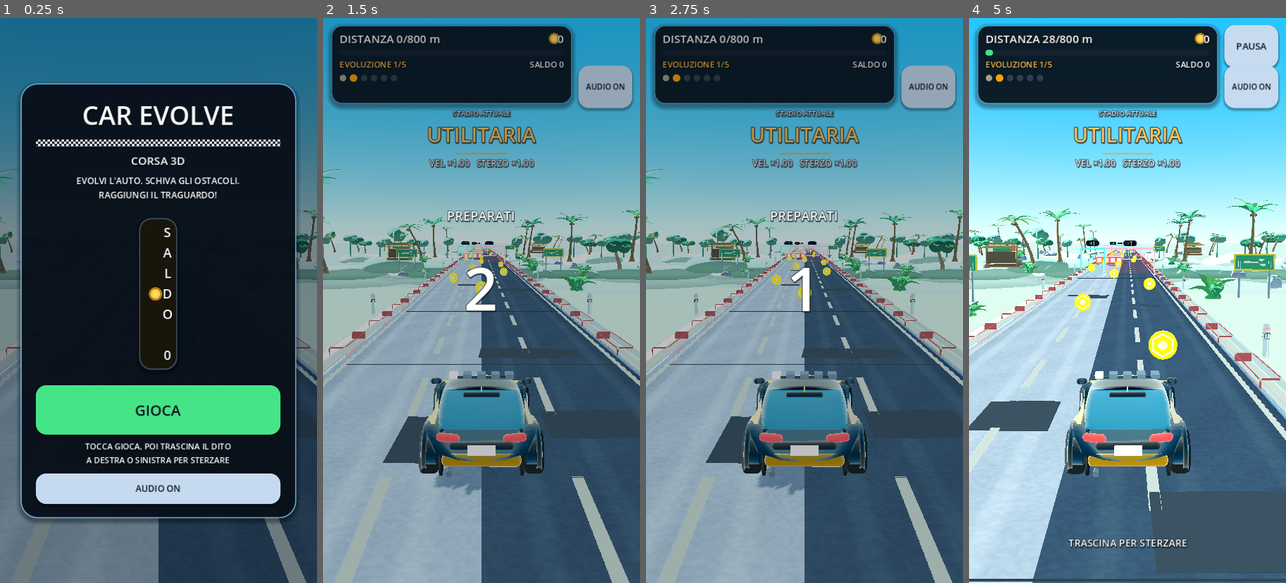
Above: before the commit, frames 1-4 (left to right).
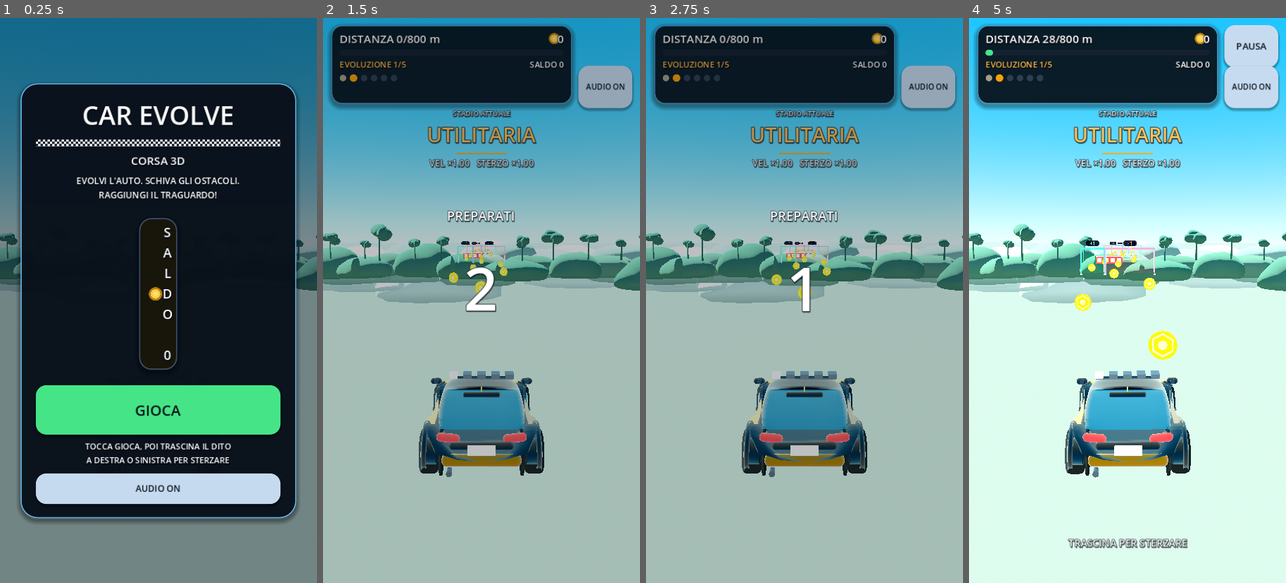
Above: after the commit, the same moments.

Repository: wraixxfn-create/GiocoMobile
Game: Godot game, scene res://scenes/Main.tscn
The game is run twice, just before and just after one commit, with the same random seed, the same clock (stepped at 60 frames per second) and the same inputs.
Inputs (mouse positions are in pixels of both pictures, inside the frame that each line leads up to):
- Up to frame 1 (0.25 s): no input
- Up to frame 2 (1.5 s): click "GIOCA" at 0.5 s; click "AUDIO ON" at 1.25 s
- Up to frame 3 (2.75 s): tap Enter at 2 s; move the mouse to (874, 272) at 2.02 s; hold Right (ui_right) from 2.03 s (still down); tap 1 at 2.1 s; click (874, 272) at 2.17 s
- Up to frame 4 (5 s): release Right (ui_right) at 2.75 s; drag from (1064, 328) to (1111, 413) at 2.77 s; move the mouse to (1159, 176) at 3.52 s; hold Right (ui_right) 3.53-4.25 s; tap 3 at 3.6 s; drag from (1111, 413) to (1032, 215) at 4.27 s

The runs differ from the first frame. In frame 1, 8.2% of the frame differs, in the area x 0-100%, y 26-100%; in frame 2, 37%; in frame 3, 37%; in frame 4, 47%, in the area x 0-100%, y 31-100%.
Error after the commit: Parse Error: Too many arguments for "box()" call. Expected at most 1 but received 2. (res://scripts/scenery/TrackRoadBuilder.gd:111)

Commit message:
art: palette e luce ricalibrate, dettagli strada senza artefatti, sfondo più presente
Co-authored-by: arena-agent <297053741+arena-agent@users.noreply.github.com>

Diff:
--- a/scripts/scenery/PropMeshes.gd
+++ b/scripts/scenery/PropMeshes.gd
@@ -589,3 +589,33 @@
 		var n := normals[i]
 		normals[i] = n.normalized() if n.length_squared() > 0.000001 else Vector3.UP
 	return normals
+
+
+# ------------------------------------------------------------------ Scatole ---
+
+## Scatola semplice a facce piatte (12 triangoli): cordoli, strisce, toppe.
+## Il verso dei triangoli è orario visto da fuori, così tutte le facce sono
+## front-facing con il backface culling attivo.
+static func box(size: Vector3) -> Dictionary:
+	var half := size * 0.5
+	var verts: Array[Vector3] = []
+	var tris: Array[Vector3i] = []
+	var faces: Array[Vector3] = [
+		Vector3.UP, Vector3.DOWN, Vector3.RIGHT, Vector3.LEFT, Vector3.BACK, Vector3.FORWARD,
+	]
+	for normal in faces:
+		var u := Vector3(1.0, 0.0, 0.0) if absf(normal.y) > 0.5 else Vector3(0.0, 1.0, 0.0)
+		var v := normal.cross(u).normalized()
+		u = v.cross(normal).normalized()
+		var center := Vector3(normal.x * half.x, normal.y * half.y, normal.z * half.z)
+		var eu := absf(u.dot(half)) + absf(v.dot(half)) * 0.0
+		var extent_u := absf(u.x) * half.x + absf(u.y) * half.y + absf(u.z) * half.z
+		var extent_v := absf(v.x) * half.x + absf(v.y) * half.y + absf(v.z) * half.z
+		var base := verts.size()
+		verts.append(center - u * extent_u - v * extent_v)
+		verts.append(center + u * extent_u - v * extent_v)
+		verts.append(center + u * extent_u + v * extent_v)
+		verts.append(center - u * extent_u + v * extent_v)
+		tris.append(Vector3i(base, base + 1, base + 2))
+		tris.append(Vector3i(base, base + 2, base + 3))
+	return {"verts": verts, "tris": tris}
--- a/scripts/scenery/SceneryBackdrop.gd
+++ b/scripts/scenery/SceneryBackdrop.gd
@@ -9,10 +9,10 @@
 ## (come una quinta teatrale), mentre la pista scorre. Le creste sono mesh
 ## statiche, un materiale ciascuna, nessuna ombra: costo trascurabile.
 
-const RIDGE_NEAR_Z: float = -235.0
-const RIDGE_MID_Z: float = -305.0
-const RIDGE_FAR_Z: float = -395.0
-const TREELINE_Z: float = -165.0
+const RIDGE_NEAR_Z: float = -175.0
+const RIDGE_MID_Z: float = -225.0
+const RIDGE_FAR_Z: float = -290.0
+const TREELINE_Z: float = -140.0
 const FOLLOW_MARGIN: float = 0.0
 
 var _player: Node3D = null
@@ -33,9 +33,9 @@
 
 func _build() -> void:
 	_built = true
-	_add_ridge("RidgeNear", RIDGE_NEAR_Z, 18.0, 8.0, SceneryPalette.HILL_NEAR, 34.0)
-	_add_ridge("RidgeMid", RIDGE_MID_Z, 27.0, 12.0, SceneryPalette.HILL_MID, 52.0)
-	_add_ridge("RidgeFar", RIDGE_FAR_Z, 40.0, 17.0, SceneryPalette.HILL_FAR, 74.0)
+	_add_ridge("RidgeNear", RIDGE_NEAR_Z, 15.0, 9.0, SceneryPalette.HILL_NEAR, 26.0)
+	_add_ridge("RidgeMid", RIDGE_MID_Z, 22.0, 14.0, SceneryPalette.HILL_MID, 38.0)
+	_add_ridge("RidgeFar", RIDGE_FAR_Z, 32.0, 21.0, SceneryPalette.HILL_FAR, 52.0)
 	_add_treeline("TreeLine", TREELINE_Z)
 
 
--- a/scripts/scenery/SceneryGroundField.gd
+++ b/scripts/scenery/SceneryGroundField.gd
@@ -19,9 +19,9 @@
 const NEAR_Z: float = 120.0
 const FAR_Z: float = -1240.0
 const GRASS_INSTANCES: int = 6200
-const FLOWER_INSTANCES: int = 1100
+const FLOWER_INSTANCES: int = 420
 const SAND_INNER: float = 4.36
-const SAND_OUTER: float = 5.9
+const SAND_OUTER: float = 5.4
 const GRASS_START: float = 7.0
 
 static var _tuft_mesh: Mesh = null
@@ -61,7 +61,7 @@
 		+ sin(z * 0.0087 - 0.7) * 2.10
 		+ sin(x * 0.028 + z * 0.0041 + 1.7) * 0.75
 	)
-	var ridge := smoothstep(55.0, 175.0, distance) * (7.0 + sin(z * 0.0055 + 1.2) * 4.5)
+	var ridge := smoothstep(70.0, 210.0, distance) * (4.2 + sin(z * 0.0055 + 1.2) * 2.8)
 	return -0.12 + near_flat * rolling + ridge
 
 
@@ -190,7 +190,7 @@
 		var distance := GRASS_START + spread * 52.0
 		var z := rng.randf_range(FAR_Z * 0.55, NEAR_Z)
 		var x := side * distance
-		var scale_value := rng.randf_range(0.42, 0.85) * lerpf(1.0, 0.55, spread)
+		var scale_value := rng.randf_range(0.40, 0.78) * lerpf(1.0, 0.5, spread)
 		var basis := Basis(Vector3.UP, rng.randf_range(0.0, TAU)).scaled(
 			Vector3(scale_value, scale_value * rng.randf_range(0.8, 1.3), scale_value)
 		)
@@ -234,10 +234,10 @@
 	]
 	for index in FLOWER_INSTANCES:
 		var side := -1.0 if index % 2 == 0 else 1.0
-		var distance := GRASS_START + pow(rng.randf(), 1.4) * 26.0
+		var distance := GRASS_START + pow(rng.randf(), 1.6) * 14.0
 		var z := rng.randf_range(FAR_Z * 0.45, NEAR_Z)
 		var x := side * distance
-		var scale_value := rng.randf_range(0.55, 0.95)
+		var scale_value := rng.randf_range(0.45, 0.72)
 		var origin := Vector3(x, height_at(x, z) + 0.02, z)
 		multimesh.set_instance_transform(
 			index, Transform3D(Basis.IDENTITY.scaled(Vector3.ONE * scale_value), origin)
--- a/scripts/scenery/SceneryPalette.gd
+++ b/scripts/scenery/SceneryPalette.gd
@@ -24,7 +24,7 @@
 const SKY_GROUND := Color(0.72, 0.87, 0.80)
 const SUN_COLOR := Color(1.0, 0.95, 0.84)
 const AMBIENT_COLOR := Color(0.78, 0.90, 1.0)
-const FOG_COLOR := Color(0.70, 0.86, 0.84)
+const FOG_COLOR := Color(0.72, 0.87, 0.85)
 
 # ----------------------------------------------------------------- Strada ---
 
@@ -41,22 +41,22 @@
 # ---------------------------------------------------------------- Terreno ---
 
 ## Fascia sabbiosa subito fuori dal cordolo.
-const SAND := Color(0.87, 0.79, 0.61)
-const SAND_DARK := Color(0.79, 0.70, 0.52)
+const SAND := Color(0.80, 0.70, 0.50)
+const SAND_DARK := Color(0.69, 0.59, 0.41)
 ## Prato: tre toni che si alternano a chiazze morbide.
-const GRASS_DEEP := Color(0.19, 0.45, 0.29)
-const GRASS_BASE := Color(0.27, 0.56, 0.33)
-const GRASS_LIGHT := Color(0.40, 0.66, 0.36)
-const GRASS_DRY := Color(0.55, 0.68, 0.40)
+const GRASS_DEEP := Color(0.15, 0.38, 0.23)
+const GRASS_BASE := Color(0.23, 0.48, 0.27)
+const GRASS_LIGHT := Color(0.33, 0.57, 0.30)
+const GRASS_DRY := Color(0.52, 0.62, 0.35)
 
 # ------------------------------------------------------------- Vegetazione ---
 
-const FOLIAGE_DEEP := Color(0.13, 0.38, 0.28)
-const FOLIAGE_MID := Color(0.18, 0.49, 0.31)
-const FOLIAGE_LIGHT := Color(0.29, 0.61, 0.34)
-const FOLIAGE_TIP := Color(0.47, 0.73, 0.38)
-const FERN_GREEN := Color(0.24, 0.55, 0.32)
-const FERN_LIGHT := Color(0.39, 0.68, 0.37)
+const FOLIAGE_DEEP := Color(0.09, 0.30, 0.20)
+const FOLIAGE_MID := Color(0.14, 0.40, 0.24)
+const FOLIAGE_LIGHT := Color(0.23, 0.52, 0.28)
+const FOLIAGE_TIP := Color(0.38, 0.65, 0.32)
+const FERN_GREEN := Color(0.18, 0.46, 0.26)
+const FERN_LIGHT := Color(0.31, 0.58, 0.31)
 const TRUNK := Color(0.55, 0.41, 0.29)
 const TRUNK_LIGHT := Color(0.66, 0.52, 0.37)
 const TRUNK_DARK := Color(0.38, 0.29, 0.22)
@@ -88,11 +88,11 @@
 # ----------------------------------------------------------------- Sfondo ---
 
 ## Colline lontane: ogni fascia è più chiara e più fredda (foschia).
-const HILL_NEAR := Color(0.33, 0.55, 0.43)
-const HILL_MID := Color(0.50, 0.66, 0.58)
-const HILL_FAR := Color(0.64, 0.75, 0.72)
+const HILL_NEAR := Color(0.28, 0.48, 0.38)
+const HILL_MID := Color(0.45, 0.61, 0.55)
+const HILL_FAR := Color(0.60, 0.71, 0.69)
 const HILL_HAZE := Color(0.71, 0.80, 0.80)
-const DISTANT_TREE := Color(0.33, 0.52, 0.44)
+const DISTANT_TREE := Color(0.29, 0.46, 0.38)
 
 # ------------------------------------------------------------- Interattivi ---
 
--- a/scripts/scenery/TrackRoadBuilder.gd
+++ b/scripts/scenery/TrackRoadBuilder.gd
@@ -106,7 +106,7 @@
 
 	# Cordolo principale.
 	for side: float in [-1.0, 1.0]:
-		var curb := PropMeshes.beveled_box(
+		var curb := PropMeshes.box(
 			Vector3(GameConfig.CURB_WIDTH, GameConfig.CURB_HEIGHT + 0.04, GameConfig.SEGMENT_LENGTH),
 			BEVEL,
 		)
@@ -117,7 +117,7 @@
 		})
 		# Blocchi rossi: sporgono di 1 cm, come verniciati sopra il cordolo.
 		for i in 8:
-			var accent := PropMeshes.beveled_box(
+			var accent := PropMeshes.box(
 				Vector3(GameConfig.CURB_WIDTH + 0.02, GameConfig.CURB_HEIGHT + 0.055, 2.5),
 				BEVEL,
 			)
@@ -130,7 +130,7 @@
 				),
 			})
 		# Linea di margine continua, appena dentro l'asfalto.
-		var edge := PropMeshes.beveled_box(Vector3(0.13, 0.014, GameConfig.SEGMENT_LENGTH), 0.006)
+		var edge := PropMeshes.box(Vector3(0.13, 0.012, GameConfig.SEGMENT_LENGTH))
 		parts.append({
 			"acc": _acc(edge),
 			"color": SceneryPalette.LANE_PAINT,
@@ -140,7 +140,7 @@
 	# Tratteggio di separazione corsie: due file, passo 5 m (continuo tra segmenti).
 	for divider_x in [-GameConfig.TRACK_WIDTH / 6.0, GameConfig.TRACK_WIDTH / 6.0]:
 		for i in 8:
-			var dash := PropMeshes.beveled_box(Vector3(0.16, 0.014, 2.6), 0.006)
+			var dash := PropMeshes.box(Vector3(0.16, 0.012, 2.6))
 			parts.append({
 				"acc": _acc(dash),
 				"color": SceneryPalette.LANE_PAINT,
@@ -164,24 +164,22 @@
 	var rng := RandomNumberGenerator.new()
 	rng.seed = hash("asphalt_variation_%d" % segment_index)
 	var parts: Array = []
-	var patch_count := rng.randi_range(4, 7)
+	var patch_count := rng.randi_range(3, 5)
 	for i in patch_count:
-		var width := rng.randf_range(0.8, 2.6)
-		var depth := rng.randf_range(0.5, 1.9)
-		var patch := PropMeshes.beveled_box(Vector3(width, 0.006, depth), 0.004)
+		var width := rng.randf_range(0.7, 1.9)
+		var depth := rng.randf_range(0.35, 0.9)
+		var patch := PropMeshes.box(Vector3(width, 0.005, depth))
 		var x := rng.randf_range(-half_width + 0.8, half_width - 0.8)
 		var z := rng.randf_range(-half_length + 1.0, half_length - 1.0)
 		var shade: float = rng.randf_range(0.0, 1.0)
 		parts.append({
 			"acc": _acc(patch),
-			"color": SceneryPalette.ROAD_PATCH.lerp(SceneryPalette.ROAD_EDGE, shade * 0.6),
+			"color": SceneryPalette.ROAD_PATCH.lerp(SceneryPalette.ROAD_EDGE, shade * 0.35),
 			"xform": Transform3D(Basis(Vector3.UP, rng.randf_range(-0.08, 0.08)), Vector3(x, 0.003, z)),
 		})
 	# Giunti trasversali ogni 10 m: leggeri, mai sopra la segnaletica.
 	for i in 4:
-		var joint := PropMeshes.beveled_box(
-			Vector3(GameConfig.TRACK_WIDTH - 0.7, 0.005, 0.05), 0.002
-		)
+		var joint := PropMeshes.box(Vector3(GameConfig.TRACK_WIDTH - 0.9, 0.004, 0.035))
 		parts.append({
 			"acc": _acc(joint),
 			"color": SceneryPalette.ROAD_JOINT,
--- a/scripts/scenery/TropicalTheme.gd
+++ b/scripts/scenery/TropicalTheme.gd
@@ -16,8 +16,8 @@
 ## Direzione del sole: da sinistra, alto, leggermente dietro la camera.
 ## Le ombre cadono in avanti a destra, leggibili sulla carreggiata.
 const SUN_ROTATION_DEG := Vector3(-48.0, -34.0, 0.0)
-const SUN_ENERGY: float = 1.22
-const AMBIENT_ENERGY: float = 0.34
+const SUN_ENERGY: float = 1.02
+const AMBIENT_ENERGY: float = 0.19
 const SHADOW_DISTANCE: float = 62.0
 const SHADOW_OPACITY: float = 0.80
 const SHADOW_BLUR: float = 1.5
@@ -50,7 +50,7 @@
 	environment.sky = build_sky()
 	environment.ambient_light_source = Environment.AMBIENT_SOURCE_SKY
 	environment.ambient_light_color = SceneryPalette.AMBIENT_COLOR
-	environment.ambient_light_sky_contribution = 0.45
+	environment.ambient_light_sky_contribution = 0.38
 	environment.ambient_light_energy = AMBIENT_ENERGY
 	environment.reflected_light_source = Environment.REFLECTION_SOURCE_SKY
 
@@ -60,8 +60,8 @@
 	environment.tonemap_white = 1.0
 	environment.adjustment_enabled = true
 	environment.adjustment_brightness = 1.01
-	environment.adjustment_contrast = 1.10
-	environment.adjustment_saturation = 1.08
+	environment.adjustment_contrast = 1.08
+	environment.adjustment_saturation = 1.16
 	environment.glow_enabled = false
 	environment.ssao_enabled = false
 	environment.ssil_enabled = false
